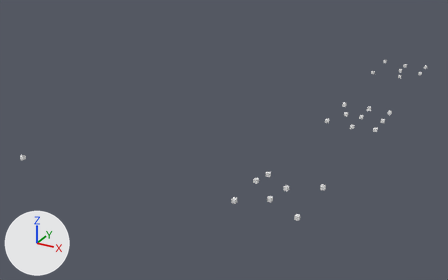
The OBJ model Assets/SpawnData/Room3SpawnData.obj as it was, and as the next commit left it.
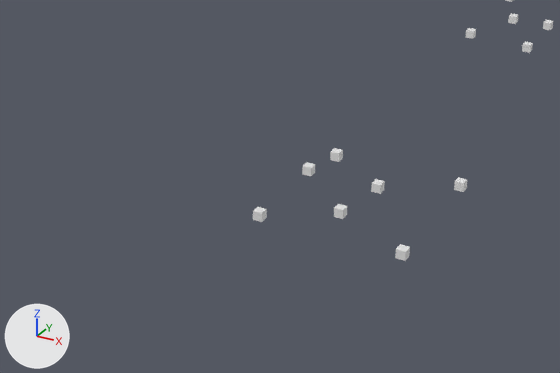
The first picture shows the older version from a 50 mm lens placed at (233.0, -206.0, 138.0), pointed at (61.0, 107.0, -18.0). The close-ups show both versions on the part from 27% to 82% of the width and 38% to 97% of the height of that picture; other places that the commit changed are outside them. Arrows for +X, +Y and +Z are at lower left; the lights stay in place. Where no turn or scale is listed for an object, it has been applied to the vertices.

The first close-up shows 'SpawnPoint.005_Cube.054', 'SpawnPoint.006_Cube.055', 'SpawnPoint.007_Cube.056', 'SpawnPoint.016_Cube.065', 'SpawnPoint.017_Cube.066', 'SpawnPoint.018_Cube.067', 'SpawnPoint.019_Cube.068', 'SpawnPoint.020_Cube.069', 'SpawnPoint.021_Cube.070', 'SpawnPoint.022_Cube.071', 'SpawnPoint_Cube.049'.
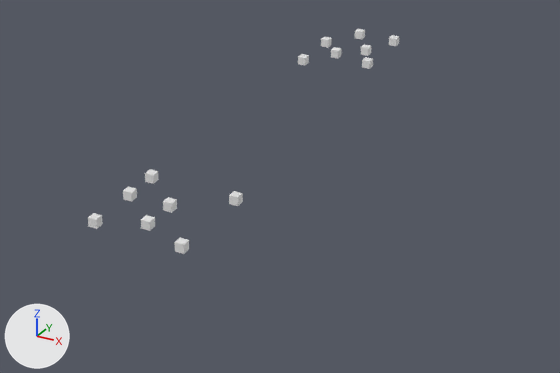
Diff of the bpy script that builds the scene:
```diff
--- a/Assets/SpawnData/Room3SpawnData.obj.py
+++ b/Assets/SpawnData/Room3SpawnData.obj.py
@@ ob_spawnpoint_005_cube_054 @@
-ob_spawnpoint_005_cube_054 = bpy.data.objects.new('SpawnPoint.005_Cube.054', me_spawnpoint_005_cube_054)
@@ ob_spawnpoint_006_cube_055 @@
-ob_spawnpoint_006_cube_055 = bpy.data.objects.new('SpawnPoint.006_Cube.055', me_spawnpoint_006_cube_055)
@@ ob_spawnpoint_007_cube_056 @@
-ob_spawnpoint_007_cube_056 = bpy.data.objects.new('SpawnPoint.007_Cube.056', me_spawnpoint_007_cube_056)
@@ ob_spawnpoint_016_cube_065 @@
-ob_spawnpoint_016_cube_065 = bpy.data.objects.new('SpawnPoint.016_Cube.065', me_spawnpoint_016_cube_065)
@@ ob_spawnpoint_017_cube_066 @@
-ob_spawnpoint_017_cube_066 = bpy.data.objects.new('SpawnPoint.017_Cube.066', me_spawnpoint_017_cube_066)
@@ ob_spawnpoint_018_cube_067 @@
-ob_spawnpoint_018_cube_067 = bpy.data.objects.new('SpawnPoint.018_Cube.067', me_spawnpoint_018_cube_067)
@@ ob_spawnpoint_019_cube_068 @@
-ob_spawnpoint_019_cube_068 = bpy.data.objects.new('SpawnPoint.019_Cube.068', me_spawnpoint_019_cube_068)
@@ ob_spawnpoint_020_cube_069 @@
-ob_spawnpoint_020_cube_069 = bpy.data.objects.new('SpawnPoint.020_Cube.069', me_spawnpoint_020_cube_069)
@@ ob_spawnpoint_021_cube_070 @@
-ob_spawnpoint_021_cube_070 = bpy.data.objects.new('SpawnPoint.021_Cube.070', me_spawnpoint_021_cube_070)
@@ ob_spawnpoint_022_cube_071 @@
-ob_spawnpoint_022_cube_071 = bpy.data.objects.new('SpawnPoint.022_Cube.071', me_spawnpoint_022_cube_071)
@@ ob_spawnpoint_cube_049 @@
-ob_spawnpoint_cube_049 = bpy.data.objects.new('SpawnPoint_Cube.049', me_spawnpoint_cube_049)
@@ ob_spawnpoint_cube_047 @@
+ob_spawnpoint_cube_047 = bpy.data.objects.new('SpawnPoint_Cube.047', me_spawnpoint_cube_047)  # a box spanning x 96.59..98.59, y 90.43..92.43, z 1.1..3.1
+ob_spawnpoint_cube_047.location = (0.0, 0.0, 0.0)
@@ ob_spawnpoint_013_cube_060 @@
+ob_spawnpoint_013_cube_060 = bpy.data.objects.new('SpawnPoint.013_Cube.060', me_spawnpoint_013_cube_060)  # a box spanning x 100.97..102.97, y -4.89..-2.89, z 1.1..3.1
+ob_spawnpoint_013_cube_060.location = (0.0, 0.0, 0.0)
@@ ob_spawnpoint_012_cube_059 @@
+ob_spawnpoint_012_cube_059 = bpy.data.objects.new('SpawnPoint.012_Cube.059', me_spawnpoint_012_cube_059)  # a box spanning x 100.97..102.97, y 3.32..5.32, z 1.1..3.1
+ob_spawnpoint_012_cube_059.location = (0.0, 0.0, 0.0)
@@ ob_spawnpoint_011_cube_058 @@
+ob_spawnpoint_011_cube_058 = bpy.data.objects.new('SpawnPoint.011_Cube.058', me_spawnpoint_011_cube_058)  # a box spanning x 91.54..93.54, y 3.32..5.32, z 1.1..3.1
+ob_spawnpoint_011_cube_058.location = (0.0, 0.0, 0.0)
@@ ob_spawnpoint_010_cube_057 @@
+ob_spawnpoint_010_cube_057 = bpy.data.objects.new('SpawnPoint.010_Cube.057', me_spawnpoint_010_cube_057)  # a box spanning x 91.54..93.54, y -9.18..-7.18, z 1.1..3.1
+ob_spawnpoint_010_cube_057.location = (0.0, 0.0, 0.0)
@@ ob_spawnpoint_009_cube_056 @@
+ob_spawnpoint_009_cube_056 = bpy.data.objects.new('SpawnPoint.009_Cube.056', me_spawnpoint_009_cube_056)  # a box spanning x 111.19..113.19, y -9.18..-7.18, z 1.1..3.1
+ob_spawnpoint_009_cube_056.location = (0.0, 0.0, 0.0)
@@ ob_spawnpoint_008_cube_055 @@
+ob_spawnpoint_008_cube_055 = bpy.data.objects.new('SpawnPoint.008_Cube.055', me_spawnpoint_008_cube_055)  # a box spanning x 111.19..113.19, y 11.91..13.91, z 1.1..3.1
+ob_spawnpoint_008_cube_055.location = (0.0, 0.0, 0.0)
@@ ob_spawnpoint_007_cube_054 @@
+ob_spawnpoint_007_cube_054 = bpy.data.objects.new('SpawnPoint.007_Cube.054', me_spawnpoint_007_cube_054)  # a box spanning x 91.34..93.34, y 11.91..13.91, z 1.1..3.1
+ob_spawnpoint_007_cube_054.location = (0.0, 0.0, 0.0)
@@ ob_spawnpoint_006_cube_053 @@
+ob_spawnpoint_006_cube_053 = bpy.data.objects.new('SpawnPoint.006_Cube.053', me_spawnpoint_006_cube_053)  # a box spanning x 91.34..93.34, y 82.53..84.53, z 1.1..3.1
+ob_spawnpoint_006_cube_053.location = (0.0, 0.0, 0.0)
@@ ob_spawnpoint_005_cube_052 @@
+ob_spawnpoint_005_cube_052 = bpy.data.objects.new('SpawnPoint.005_Cube.052', me_spawnpoint_005_cube_052)  # a box spanning x 91.34..93.34, y 95.68..97.68, z 1.1..3.1
+ob_spawnpoint_005_cube_052.location = (0.0, 0.0, 0.0)
@@ ob_spawnpoint_004_cube_051 @@
+ob_spawnpoint_004_cube_051 = bpy.data.objects.new('SpawnPoint.004_Cube.051', me_spawnpoint_004_cube_051)  # a box spanning x 102.4..104.4, y 95.68..97.68, z 1.1..3.1
+ob_spawnpoint_004_cube_051.location = (0.0, 0.0, 0.0)
@@ ob_spawnpoint_003_cube_050 @@
+ob_spawnpoint_003_cube_050 = bpy.data.objects.new('SpawnPoint.003_Cube.050', me_spawnpoint_003_cube_050)  # a box spanning x 106.11..108.11, y 88.26..90.26, z 1.1..3.1
+ob_spawnpoint_003_cube_050.location = (0.0, 0.0, 0.0)
@@ ob_spawnpoint_002_cube_049 @@
+ob_spawnpoint_002_cube_049 = bpy.data.objects.new('SpawnPoint.002_Cube.049', me_spawnpoint_002_cube_049)  # a box spanning x 106.11..108.11, y 104.82..106.82, z 1.1..3.1
+ob_spawnpoint_002_cube_049.location = (0.0, 0.0, 0.0)
@@ ob_spawnpoint_001_cube_048 @@
+ob_spawnpoint_001_cube_048 = bpy.data.objects.new('SpawnPoint.001_Cube.048', me_spawnpoint_001_cube_048)  # a box spanning x 96.59..98.59, y 104.82..106.82, z 1.1..3.1
+ob_spawnpoint_001_cube_048.location = (0.0, 0.0, 0.0)
```

Changed parts and their boxes (x1, y1, x2, y2) in the close-ups (560 x 373 px):
'SpawnPoint.019_Cube.068', deleted
    before: (395, 244, 410, 261)
'SpawnPoint.009_Cube.056', added
    after: (175, 238, 189, 254)
'SpawnPoint.010_Cube.057', added
    after: (88, 213, 103, 229)
'SpawnPoint.013_Cube.060', added
    after: (141, 215, 155, 231)
'SpawnPoint.018_Cube.067', deleted
    before: (253, 207, 267, 222)
'SpawnPoint.012_Cube.059', added
    after: (163, 197, 177, 213)
'SpawnPoint.008_Cube.055', added
    after: (229, 191, 243, 206)
'SpawnPoint.011_Cube.058', added
    after: (123, 187, 137, 202)
'SpawnPoint.022_Cube.071', deleted
    before: (334, 204, 347, 219)
'SpawnPoint.016_Cube.065', deleted
    before: (371, 179, 385, 194)
'SpawnPoint.007_Cube.054', added
    after: (145, 169, 159, 184)
'SpawnPoint.020_Cube.069', deleted
    before: (454, 177, 467, 192)
'SpawnPoint.017_Cube.066', deleted
    before: (302, 162, 315, 176)
'SpawnPoint.021_Cube.070', deleted
    before: (330, 148, 343, 162)
'SpawnPoint.003_Cube.050', added
    after: (362, 57, 373, 69)
'SpawnPoint.006_Cube.053', added
    after: (298, 54, 309, 65)
'SpawnPoint_Cube.047', added
    after: (331, 47, 342, 59)
'SpawnPoint.007_Cube.056', deleted
    before: (522, 41, 533, 53)
'SpawnPoint.004_Cube.051', added
    after: (361, 44, 371, 56)
'SpawnPoint.005_Cube.052', added
    after: (321, 36, 332, 48)
'SpawnPoint.002_Cube.049', added
    after: (389, 35, 399, 46)
'SpawnPoint_Cube.049', deleted
    before: (466, 28, 476, 39)
'SpawnPoint.001_Cube.048', added
    after: (355, 29, 365, 40)
'SpawnPoint.005_Cube.054', deleted
    before: (543, 20, 553, 30)
'SpawnPoint.006_Cube.055', deleted
    before: (508, 13, 518, 24)
